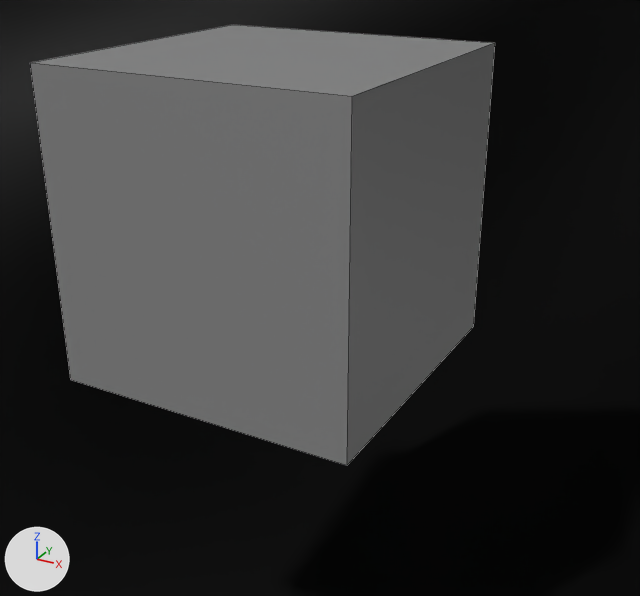
The FBX model Assets/Resources/Models/cableSystem.fbx, before and after one commit.
Before and after are seen from a 50 mm camera at (-0.099788, -0.073631, 0.071262) aimed at (-0.100023, -0.073205, 0.071049). The axes (+X, +Y, +Z) are drawn at lower left. The lights are the same throughout. Mesh edges are drawn as thin lines on the coarser meshes. Everything nearer to the camera than a plane just in front of the edit is cut away. Where no turn or scale is listed for an object, it has been applied to the vertices.

The older version as bpy lines, for what is in view:
```python
me_mesh = bpy.data.meshes.new('Mesh')
me_mesh.from_pydata(...)  # 3185 vertices, 3351 faces; spans x -0.057..0.057, y -0.09..0.09, z -0.115..0.115
# faces by material slot: [1805, 1546]
me_mesh.materials.append(mat_lambert1)  # grey #bcbcbc
me_mesh.materials.append(mat_black_metal)  # black #000000
me_mesh_002 = bpy.data.meshes.new('Mesh.002')
me_mesh_002.from_pydata(...)  # a box spanning x -0.000093..0.000093, y -0.000093..0.000093, z -0.000093..0.000093
me_mesh_002.materials.append(mat_lambert1)  # grey #bcbcbc
ob_pcylinder77 = bpy.data.objects.new('pCylinder77', me_mesh)
ob_pcylinder77.location = (-0.059099, -0.011516, -0.008193)
ob_waypoint1 = bpy.data.objects.new('waypoint1', me_mesh_002)
ob_waypoint1.location = (-0.100053, -0.073199, 0.071096)
```
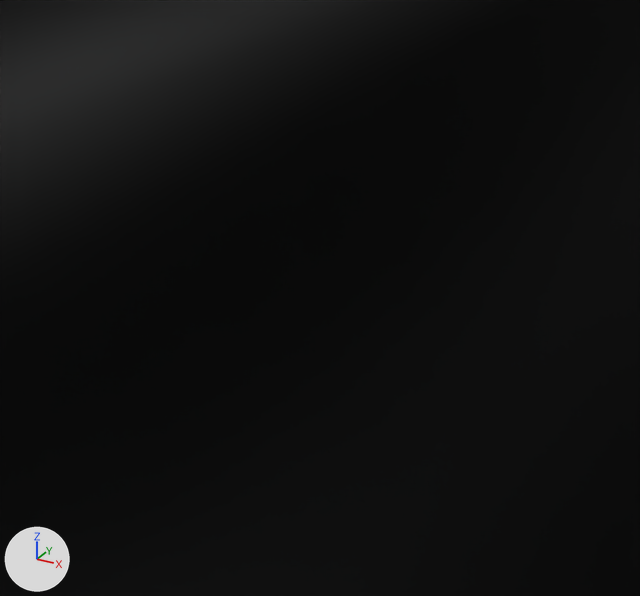
Where the newer file only moved an object's origin or applied its transform, the numbers keep the older frame.

Patch to the scene script:
```diff
--- a/Assets/Resources/Models/cableSystem.fbx.py
+++ b/Assets/Resources/Models/cableSystem.fbx.py
@@ ob_waypoint1 @@
-ob_waypoint1 = bpy.data.objects.new('waypoint1', me_mesh_002)
-ob_waypoint1.location = (-0.100053, -0.073199, 0.071096)
```

Pixel boxes [x1, y1, x2, y2] of what changed, in the pictures (640 x 596 px):
'waypoint1', deleted
    before: [30, 25, 495, 465]
